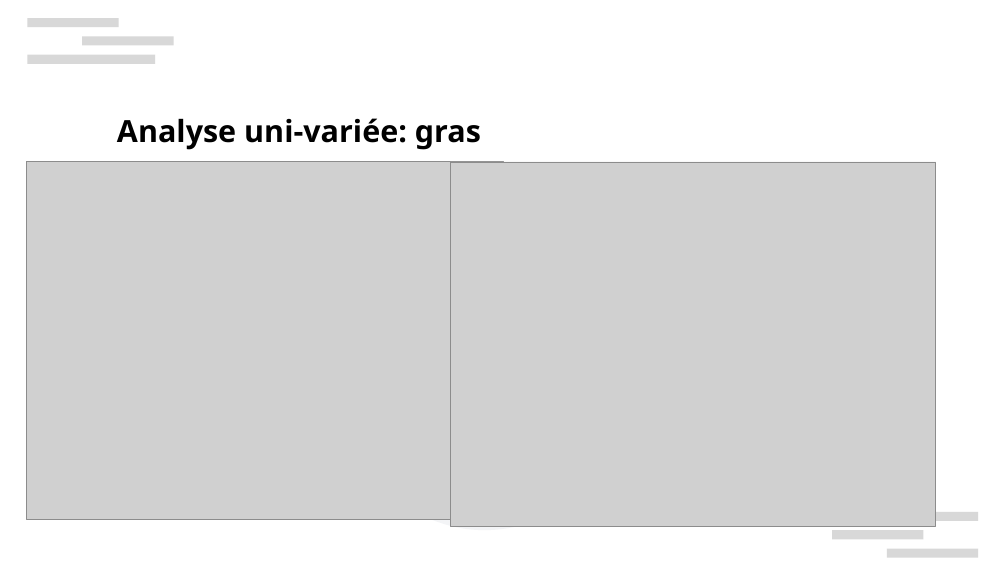
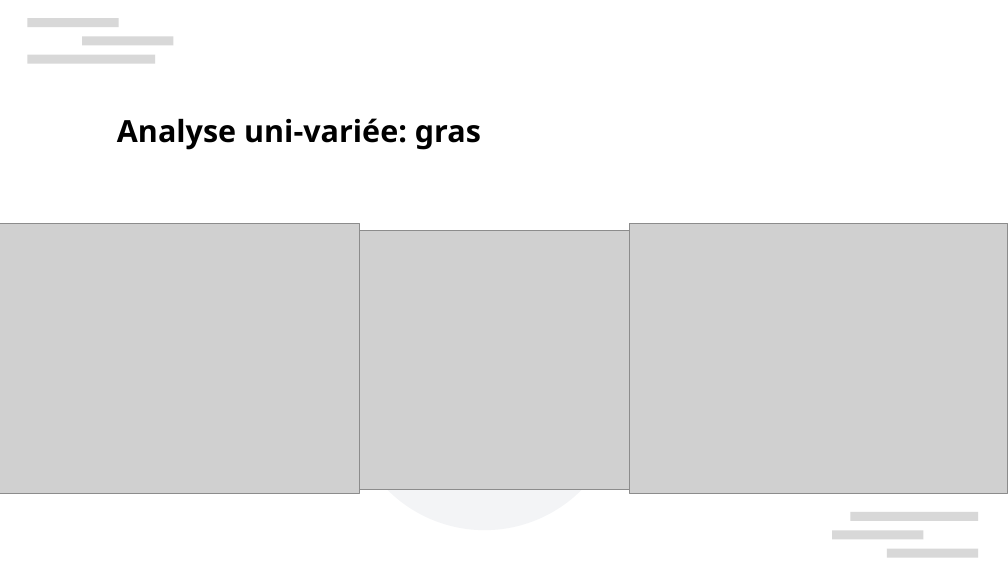
Before and after one commit to xbarrelet/formation, a slide deck: slide 23 of project_2/Barrelet_Xavier_2_presentation_180424.pptx (slide 24 before the commit). Drawn at 1008x567 pixels with LibreOffice and Linux fonts; fonts in the diff are those of the drawing; grey boxes stand for pictures; background and template pictures are left out. Boxes give left, top, right and bottom in pixels: in the first picture for what was removed or moved away, otherwise in the second. Text is boxed around its words. In the diff, an @@ line names an element or a change of style, - is before the commit and + after.

```diff
--- a/project_2/Barrelet_Xavier_2_presentation_180424.pptx
+++ b/project_2/Barrelet_Xavier_2_presentation_180424.pptx
@@ picture removed at <box>451,162,937,526</box> @@
@@ picture: place and size @@
-picture at <box>27,162,504,520</box>
+picture at <box>0,223,360,493</box>
@@ picture added at <box>317,231,663,489</box> @@
@@ picture added at <box>630,223,1008,493</box> @@
```
Also in this commit, not shown: 15 other slides changed, 4 slides removed, 3 other files.
